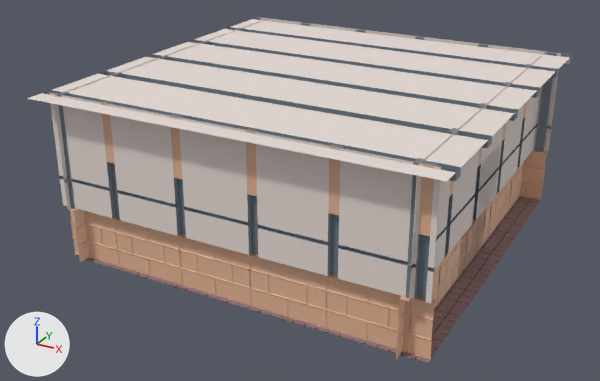
What one commit did to the Blender file scenes/shop/shop_background.blend.
The view is the same before and after, from a camera (50 mm lens) standing at (12.86, -25.09, 13.88) and looking at (-0.48, -0.84, 1.76). The axes (+X, +Y, +Z) are drawn at lower left. The lights are the same throughout. The older version comes first.

Script lines for the objects in view, before the commit:
```python
me_plane = bpy.data.meshes.new('Plane')
me_plane.from_pydata(...)  # 220 vertices, 193 faces; spans x -1.33..1.33, y -1.0..5.0, z -0.03..0.25
# faces by material slot: [127, 45, 21]
me_plane.materials.append(mat_brick_wall)  # beige #e4b597
me_plane.materials.append(mat_metal)  # grey #9aa5af
me_plane.materials.append(mat_wall_white)  # white #e7dbd6
me_plane_002 = bpy.data.meshes.new('Plane.002')
me_plane_002.from_pydata(...)  # 206 vertices, 180 faces; spans x -1.33..1.33, y -1.0..3.0, z -0.03..0.25
# faces by material slot: [125, 41, 14]
me_plane_002.materials.append(mat_brick_wall_001)  # beige #e4b597
me_plane_002.materials.append(mat_metal_001)  # grey #9aa5af
me_plane_002.materials.append(mat_wall_white_001)  # white #e7dbd6
ob_wall_006_col = bpy.data.objects.new('wall.006-col', me_plane)
ob_wall_006_col.location = (5.25, 6.57, 0.98)
ob_wall_006_col.rotation_euler = (1.571, 0.0, 3.142)  # degrees (90, 0, 180)
ob_wall_006_col.scale = (-1.0, 1.0, 1.0)
ob_wall_013_col_001 = bpy.data.objects.new('wall.013-col.001', me_plane_002)
ob_wall_013_col_001.location = (5.75, 0.2, 0.98)
ob_wall_013_col_001.rotation_euler = (1.571, 0.0, 7.854)  # degrees (90, 0, 90)
ob_wall_013_col_001.scale = (-1.0, 1.0, 1.0)
ob_wall_col = bpy.data.objects.new('wall-col', me_plane)
ob_wall_col.location = (2.59, -6.03, 0.98)
ob_wall_col.rotation_euler = (1.571, 0.0, 0.0)  # degrees (90, 0, 0)
# also in view: 'wall.003-col' at (-0.08, -6.15, 2.98); 'ceiling' at (0.0, 0.0, 5.81); 'wall.011-col' at (5.86, -5.13, 2.98); 'wall.012-col' at (5.86, 2.86, 2.98); 'wall.010-col' at (5.86, -2.47, 2.98)
```
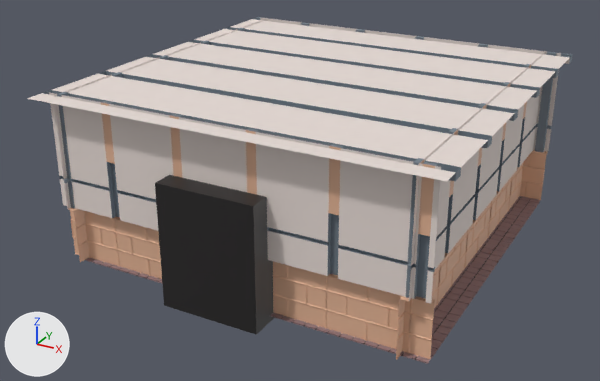
Scene script edits in JSON lines:
```json
{"op": "add", "block": "me_cube_002", "code": ["me_cube_002 = bpy.data.meshes.new('Cube.002')", "me_cube_002.from_pydata(...)  # 282 vertices, 280 faces; spans x -1.0..-0.45, y -1.0..1.0, z -1.0..1.0", "# faces by material slot: [58, 222]", "me_cube_002.materials.append(mat_metal)  # grey #9aa5af", "me_cube_002.materials.append(mat_floor_tile_gap)  # black #222020"]}
{"op": "remove", "block": "ob_wall_013_col_001", "code": ["ob_wall_013_col_001 = bpy.data.objects.new('wall.013-col.001', me_plane_002)", "ob_wall_013_col_001.location = (5.75, 0.2, 0.98)", "ob_wall_013_col_001.rotation_euler = (1.571, 0.0, 7.854)  # degrees (90, 0, 90)", "ob_wall_013_col_001.scale = (-1.0, 1.0, 1.0)"]}
{"op": "add", "block": "ob_door_col", "code": ["ob_door_col = bpy.data.objects.new('door-col', me_cube_002)", "ob_door_col.location = (-0.32, -4.62, 1.91)", "ob_door_col.rotation_euler = (0.0, 0.0, 4.712)  # degrees (0, 0, 270)", "ob_door_col.scale = (-2.4, -1.74, 2.14)"]}
```

What differs and where, as boxes [x1, y1, x2, y2] in the pictures (600 x 381 px):
```json
{"object": "door-col", "change": "added", "after": [155, 175, 274, 335]}
{"object": "wall.013-col.001", "change": "deleted", "before": [458, 146, 500, 275], "faces in mat_brick_wall_001 (beige #e4b597)": [458, 208, 486, 275], "faces in mat_wall_white_001 (white #e7dbd6)": [471, 146, 500, 225], "faces in mat_metal_001 (grey #9aa5af)": [472, 165, 497, 219]}
{"object": "wall.003-col", "change": "unchanged, covered by the edit", "before": [183, 118, 269, 311], "after": [183, 118, 262, 196]}
```
